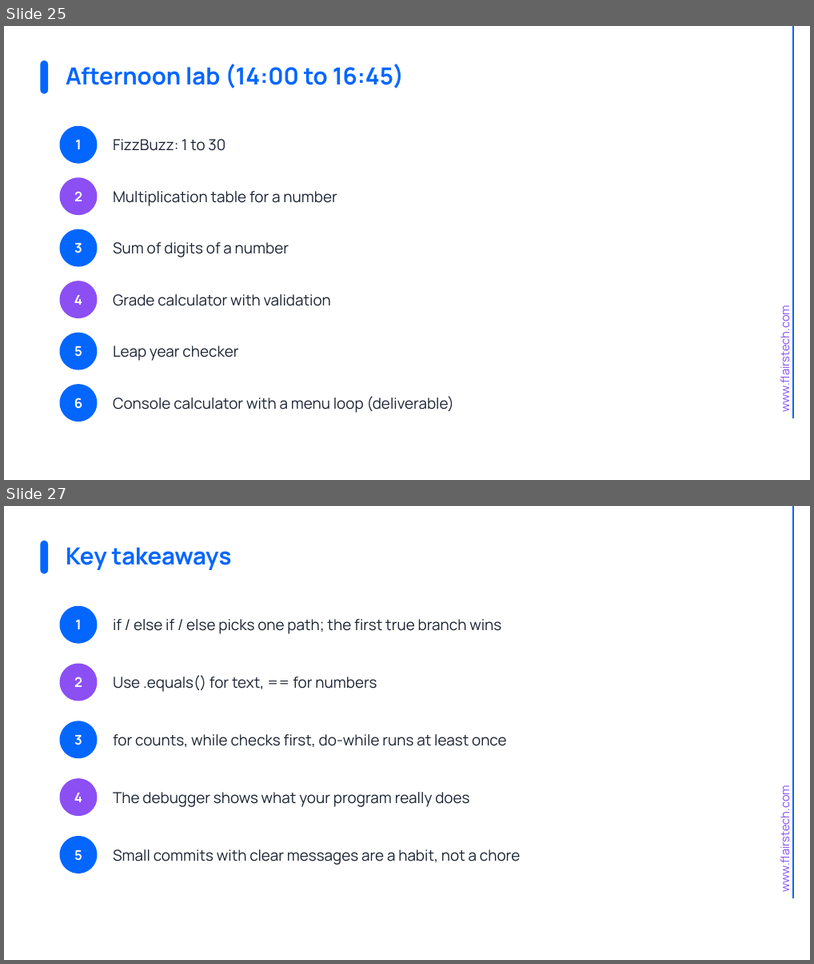
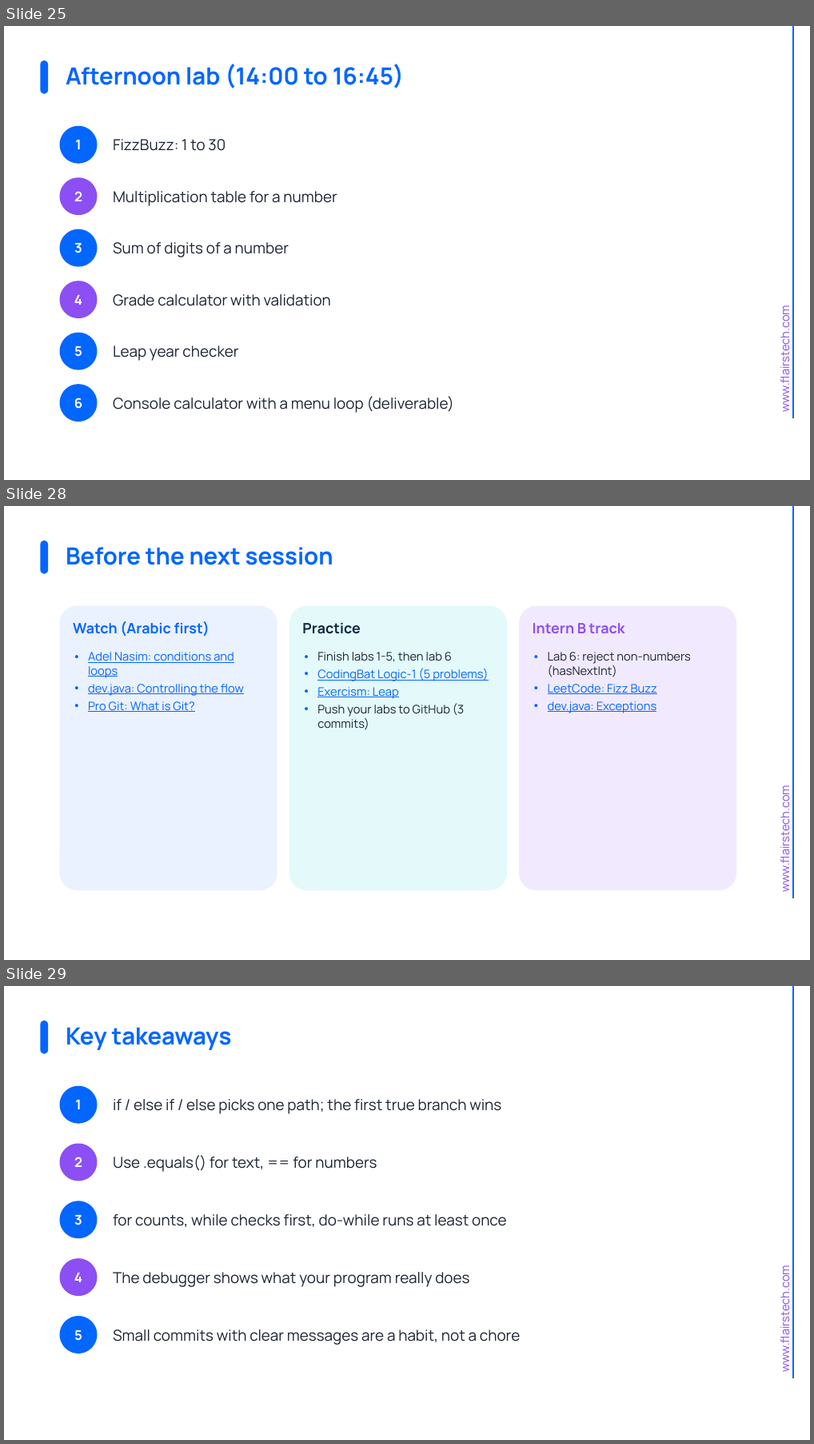
Before and after one commit to muhammedkamal/java-spring-bootcamp, a slide deck: files/Session02_Decisions_Loops_and_Git.pptx. Shown one above the other, each under a label of ours: slides 25 and 27 before the commit, slides 25, 28 and 29 after it; the slides between them are not shown. The pictures are 814x964 and 814x1444 pixels, drawn with LibreOffice and Linux fonts; fonts in the diff are those of the drawing; background and template pictures are left out. Boxes give left, top, right and bottom in pixels: in the first picture for what was removed or moved away, otherwise in the second. Text is boxed around its words. In the diff, an @@ line names an element or a change of style, - is before the commit and + after.

Commit message:
Session 1B deck: add materials, resources and before-next-session slides

```diff
--- a/files/Session02_Decisions_Loops_and_Git.pptx
+++ b/files/Session02_Decisions_Loops_and_Git.pptx
@@ slide 28 added at (4, 506, 810, 960), background #FFFFFF; not listed: 2 template elements that a slide beside it also shows @@
@@ rounded rectangle added at (40, 540, 48, 574), fill #0366FF @@
@@ title added at (66, 547, 334, 565), 28 pt, text #0366FF, bold @@
+Before the next session
@@ rounded rectangle added at (60, 606, 278, 890), fill #EAF1FF @@
@@ text added at (73, 621, 210, 636), 17 pt, text #0366FF, bold @@
+Watch (Arabic first)
@@ rounded rectangle added at (290, 606, 507, 890), fill #E3F9FA @@
@@ text added at (302, 623, 360, 634), 17 pt, text #0E2841, bold @@
+Practice
@@ rounded rectangle added at (519, 606, 738, 890), fill #F1EAFE @@
@@ text added at (533, 623, 626, 633), 17 pt, text #8C4FF4, bold @@
+Intern B track
@@ text added at (88, 652, 244, 712), 14 pt, text #0366FF, underline @@
+• Adel Nasim: conditions and loops
+• dev.java: Controlling the flow
+• Pro Git: What is Git?
@@ text added at (318, 652, 488, 730), 14 pt, text #1B2433 @@
+• Finish labs 1-5, then lab 6
+• CodingBat Logic-1 (5 problems)
+• Exercism: Leap
+• Push your labs to GitHub (3 commits)
@@ text added at (548, 652, 690, 713), 14 pt, text #0366FF, underline @@
+• Lab 6: reject non-numbers (hasNextInt)
+• LeetCode: Fizz Buzz
+• dev.java: Exceptions
@@ what was slide 27 is now slide 29 @@
```
Also in this commit, not shown: 2 other slides added, 1 slide removed.
